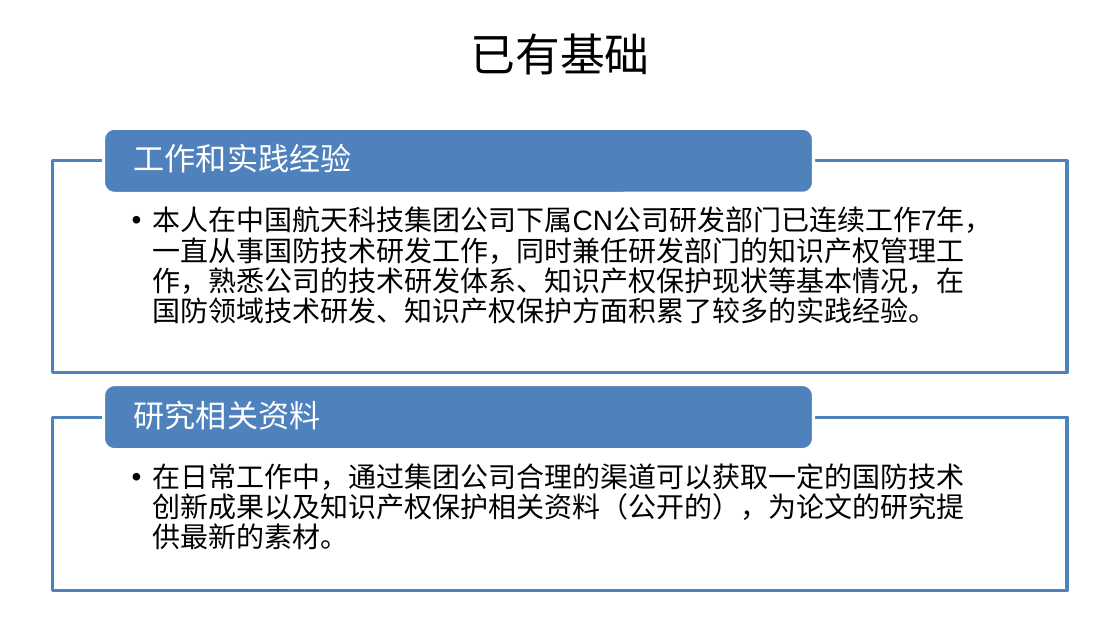
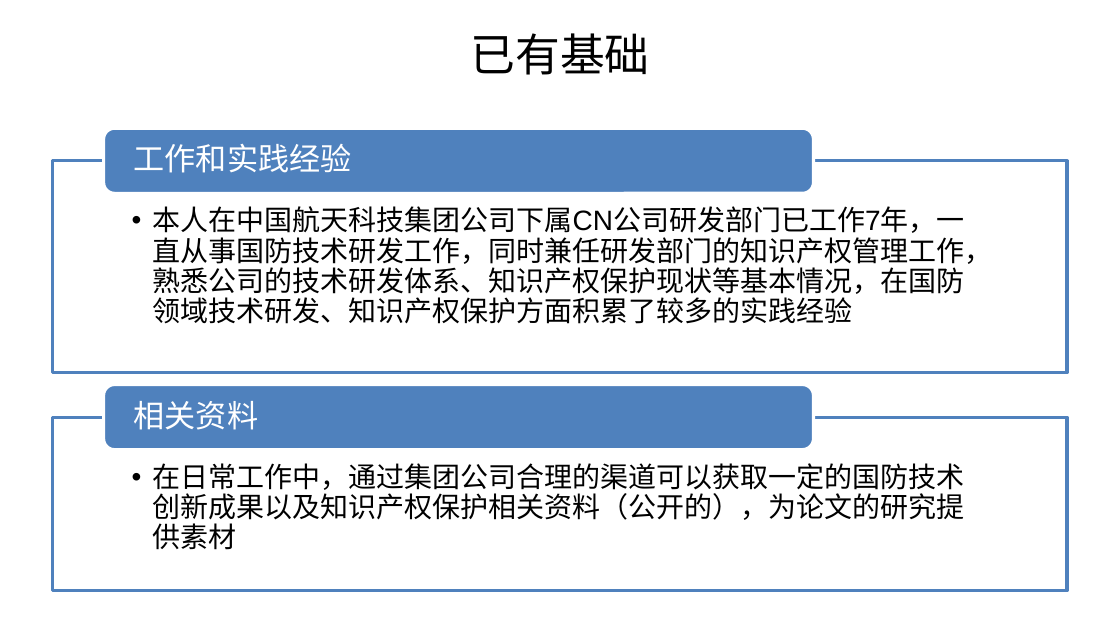
Before and after one commit to gookeryoung/gkmbacourses, a slide deck: slide 15 of 开题PPT/MBA论文开题报告_201632110462周杨.pptx. Drawn at 1120x630 pixels with LibreOffice and Linux fonts; fonts in the diff are those of the drawing; background and template pictures are left out. Boxes give left, top, right and bottom in pixels: in the first picture for what was removed or moved away, otherwise in the second. Text is boxed around its words. In the diff, an @@ line names an element or a change of style, - is before the commit and + after.

```diff
--- a/开题PPT/MBA论文开题报告_201632110462周杨.pptx
+++ b/开题PPT/MBA论文开题报告_201632110462周杨.pptx
@@ text at (153,206,993,324): text changed @@
-  • 本人在中国航天科技集团公司下属CN公司研发部门已连续工作7年，一直从事国防技术研发工作，同时兼任研发部门的知识产权管理工作，熟悉公司的技术研发体系、知识产权保护现状等基本情况，在国防领域技术研发、知识产权保护方面积累了较多的实践经验。
+  • 本人在中国航天科技集团公司下属CN公司研发部门已工作7年，一直从事国防技术研发工作，同时兼任研发部门的知识产权管理工作，熟悉公司的技术研发体系、知识产权保护现状等基本情况，在国防领域技术研发、知识产权保护方面积累了较多的实践经验
@@ text at (134,401,259,430): text changed @@
-研究相关资料
+相关资料
@@ text at (153,463,965,550): text changed @@
-  • 在日常工作中，通过集团公司合理的渠道可以获取一定的国防技术创新成果以及知识产权保护相关资料（公开的），为论文的研究提供最新的素材。
+  • 在日常工作中，通过集团公司合理的渠道可以获取一定的国防技术创新成果以及知识产权保护相关资料（公开的），为论文的研究提供素材
```
Also in this commit, not shown: 1 other slide changed.
